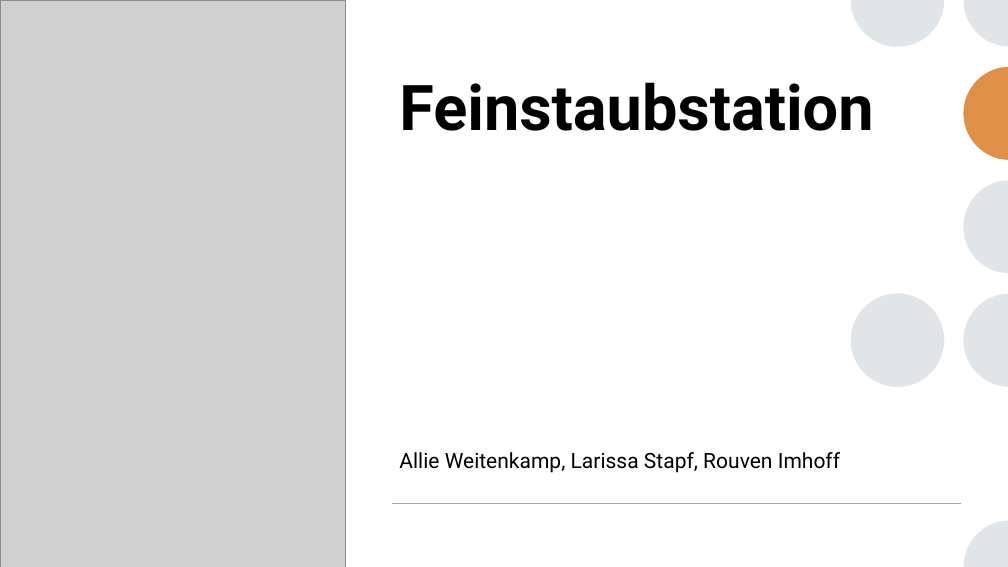
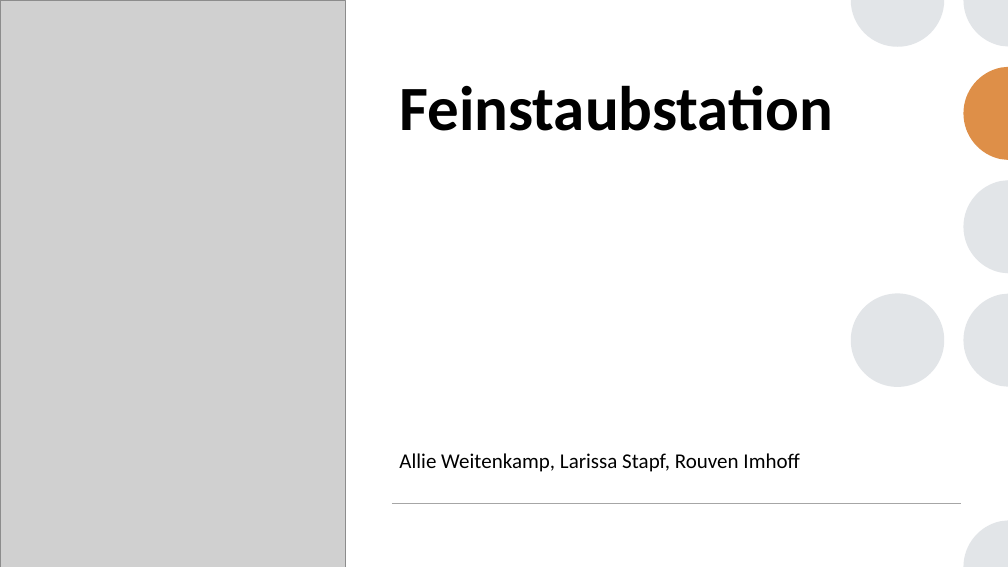
Before and after one commit to AllieW99/Feinstaubstation, a slide deck: slide 1 of Documentation/Abschlusspräsentation.pptx. Drawn at 1008x567 pixels with LibreOffice and Linux fonts; fonts in the diff are those of the drawing; grey boxes stand for pictures. Boxes give left, top, right and bottom in pixels: in the first picture for what was removed or moved away, otherwise in the second. Text is boxed around its words. In the diff, an @@ line names an element or a change of style, - is before the commit and + after.

```diff
--- a/Documentation/Abschlusspräsentation.pptx
+++ b/Documentation/Abschlusspräsentation.pptx
@@ title "Feinstaubstation" at [399, 85, 833, 131]: font Roboto to Calibri @@
@@ subtitle "Allie Weitenkamp, Larissa Stapf, Rouven ..." at [399, 453, 799, 472]: font Roboto to Calibri @@
```
Also in this commit, not shown: 12 other slides changed, 1 slide added, 1 slide removed.
